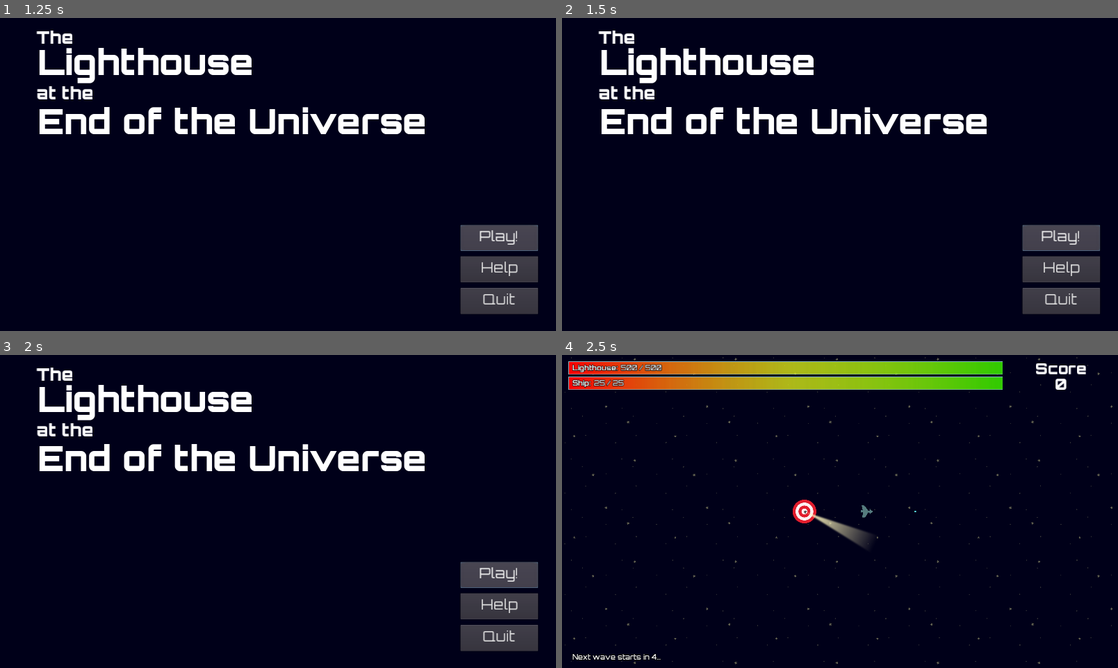
Above: before the commit, frames 1-4 (two rows, left to right).
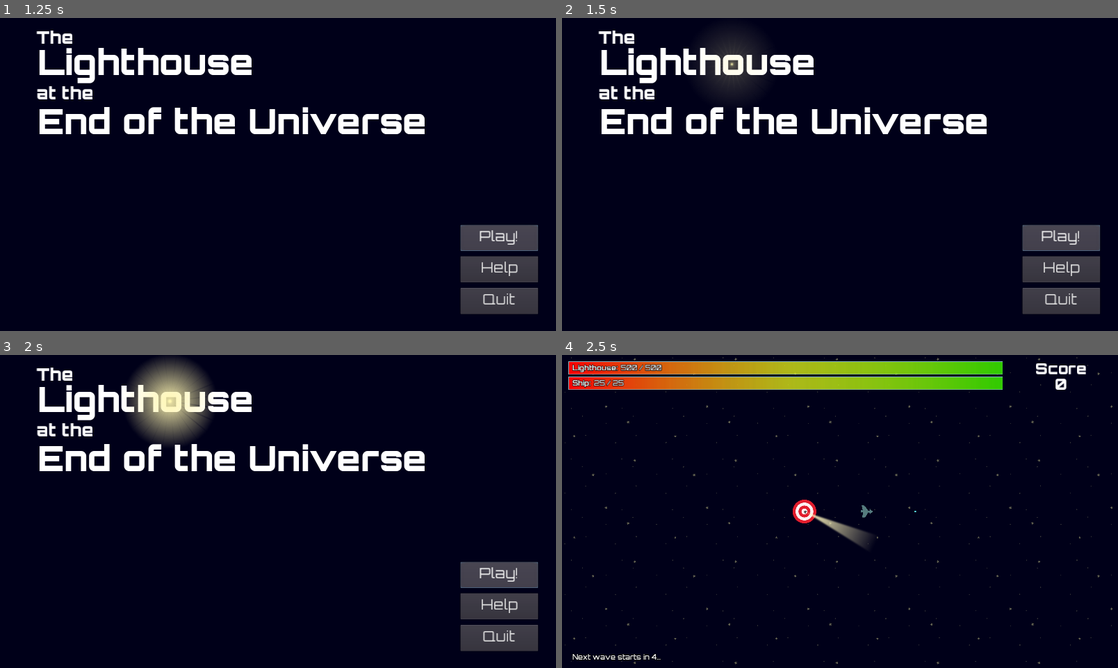
Above: after the commit, the same moments.

Repository: lmbarros/LD46-TheLighthouseAtTheEndOfTheUniverse
Game: Godot game, scene res://screens/TitleScreen.tscn
Same seed, same stepped clock (60 frames per second), same inputs: the game is played once before the commit and once after it.
Inputs:
- Up to frame 1 (1.25 s): click "Play!" at 0.5 s
- Up to frame 2 (1.5 s): click "Play!" at 1.25 s
- Up to frame 3 (2 s): no input
- Up to frame 4 (2.5 s): tap Enter at 2 s; hold Right (moveRight) from 2.03 s (still down); tap Ctrl (fire) at 2.1 s

Frame 1 is identical in both runs. In frame 2, 1.1% of the frame differs, in the area x 25-36%, y 5-24%; in frame 3, 3.2%, in the area x 22-39%, y 1-29%; in frame 4, nothing differs.

Commit message:
Faster lighthouse on Title Screen

Diff:
--- a/src/screens/TitleScreen.tscn
+++ b/src/screens/TitleScreen.tscn
@@ -254,6 +254,7 @@
 
 [node name="AnimationPlayer" type="AnimationPlayer" parent="."]
 autoplay = "Lighthouse"
+playback_speed = 1.5
 anims/Lighthouse = SubResource( 1 )
 
 [node name="PlayBtn" type="Button" parent="."]
